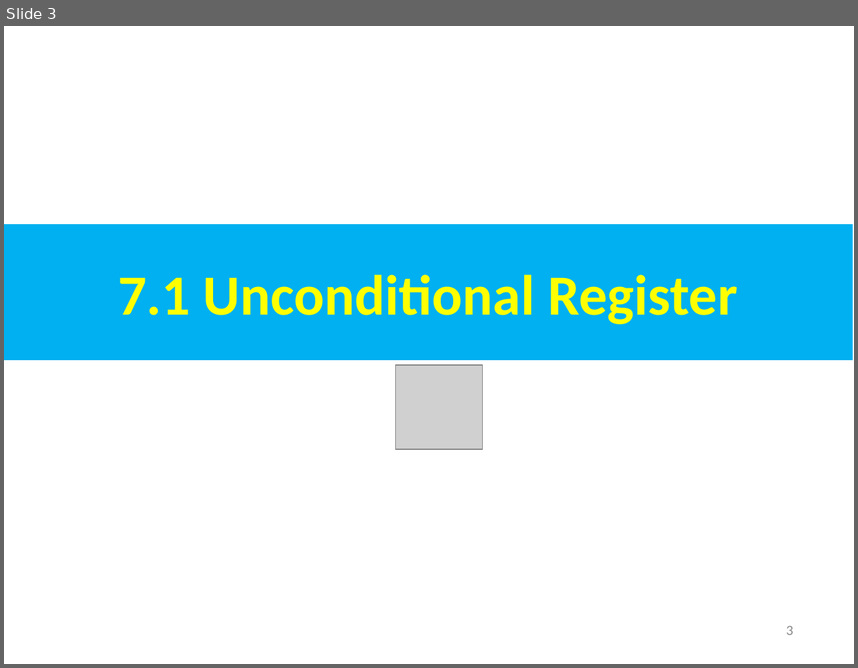
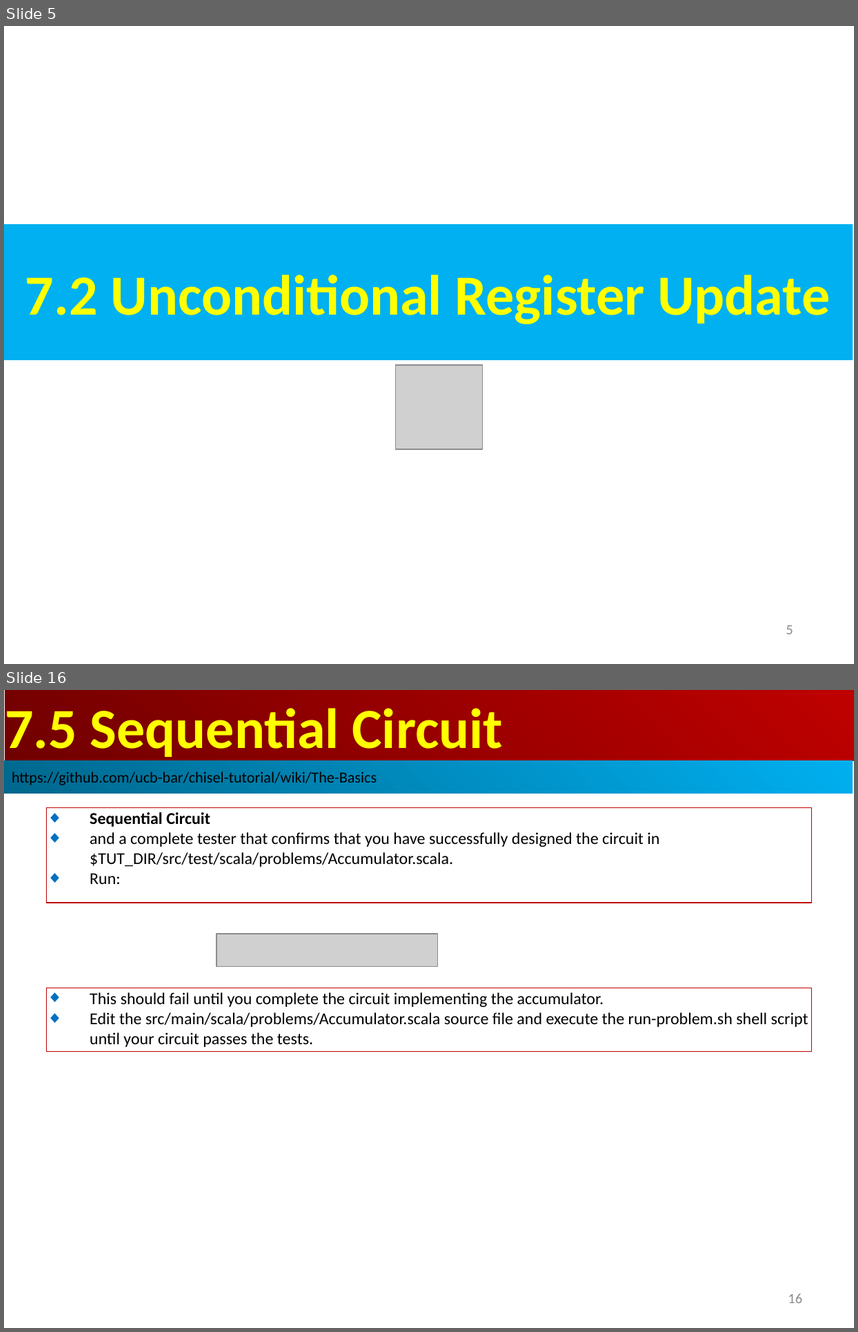
Before and after one commit to peterhchen/AIU_CS800_Chisel, a slide deck: 700_Dev_Guide/007_Register/000_Video/007_Register.ppt. Shown one above the other, each under a label of ours: slide 3 before the commit, slides 5 and 16 after it; the slides between them are not shown. The pictures are 858x668 and 858x1332 pixels, drawn with LibreOffice and Linux fonts; fonts in the diff are those of the drawing; grey boxes stand for pictures. Boxes give left, top, right and bottom in pixels: in the first picture for what was removed or moved away, otherwise in the second. Text is boxed around its words. In the diff, an @@ line names an element or a change of style, - is before the commit and + after.

```diff
--- a/700_Dev_Guide/007_Register/000_Video/007_Register.ppt
+++ b/700_Dev_Guide/007_Register/000_Video/007_Register.ppt
@@ slide 16 added at (x1=4, y1=690, x2=854, y2=1328), background #FFFFFF @@
@@ rectangle added at (x1=5, y1=690, x2=854, y2=760), fill gradient #BF0000 to #710000, 48 pt, text #FFFF00, bold @@
+7.5 Sequential Circuit
@@ rectangle added at (x1=4, y1=760, x2=853, y2=793), fill gradient #00AFEF to #00688E, 13 pt, text #000000 @@
+https://github.com/ucb-bar/chisel-tutorial/wiki/The-Basics
@@ rectangle added at (x1=47, y1=807, x2=811, y2=903), outline #C00000 0.74 pt, 14 pt, text #000000 @@
+◆ Sequential Circuit
+◆ and a complete tester that confirms that you have successfully designed the circuit in $TUT_DIR/src/test/scala/problems/Accumulator.scala.
+◆ Run:
@@ picture added at (x1=217, y1=933, x2=437, y2=966) @@
@@ rectangle added at (x1=47, y1=987, x2=811, y2=1052), outline #C00000 0.74 pt, 14 pt, text #000000 @@
+◆ This should fail until you complete the circuit implementing the accumulator.
+◆ Edit the src/main/scala/problems/Accumulator.scala source file and execute the run-problem.sh shell script until your circuit passes the tests.
@@ page number added at (x1=788, y1=1293, x2=802, y2=1303), 12 pt, text #8B8B8B @@
+16
@@ what was slide 3 is now slide 5 @@
@@ slide 5 changed as well @@
@@ text in rectangle at (x1=25, y1=274, x2=830, y2=324): text changed @@
-7.1 Unconditional Register
+7.2 Unconditional Register Update
@@ page number at (x1=786, y1=625, x2=793, y2=634): text changed @@
-3
+5
```
Also in this commit, not shown: 1 other slide changed, 12 other slides added.
